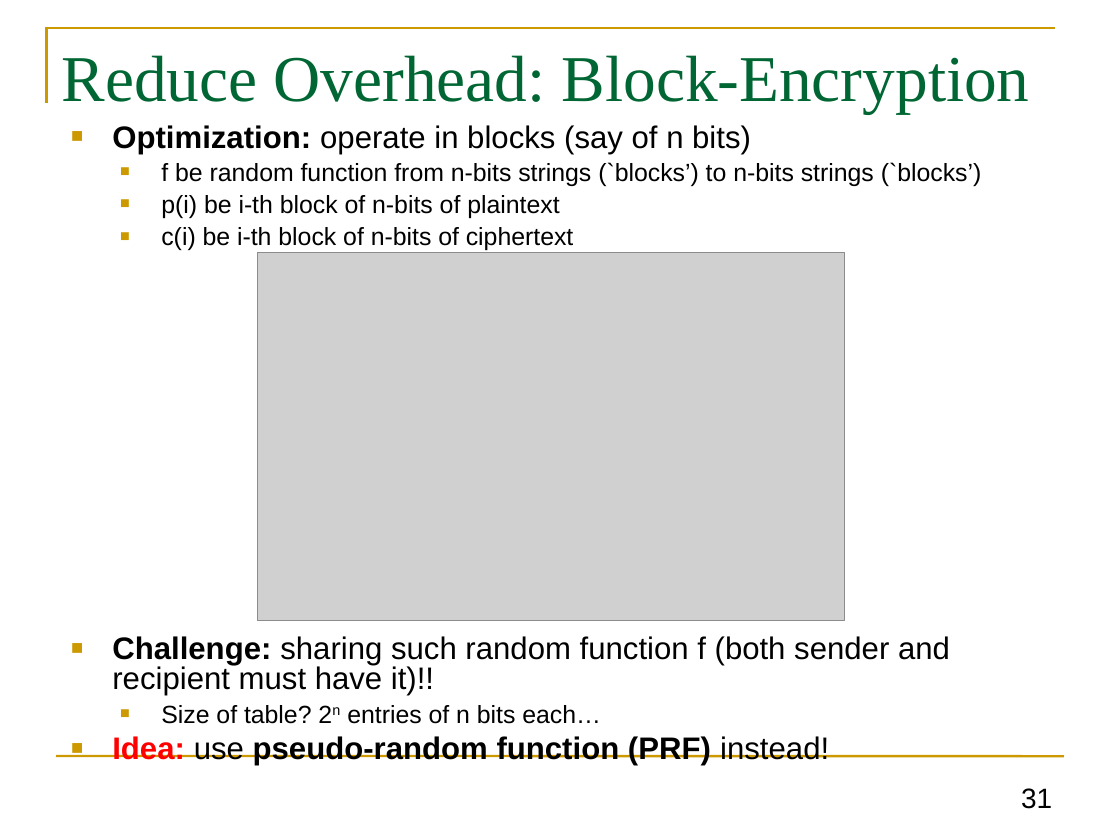
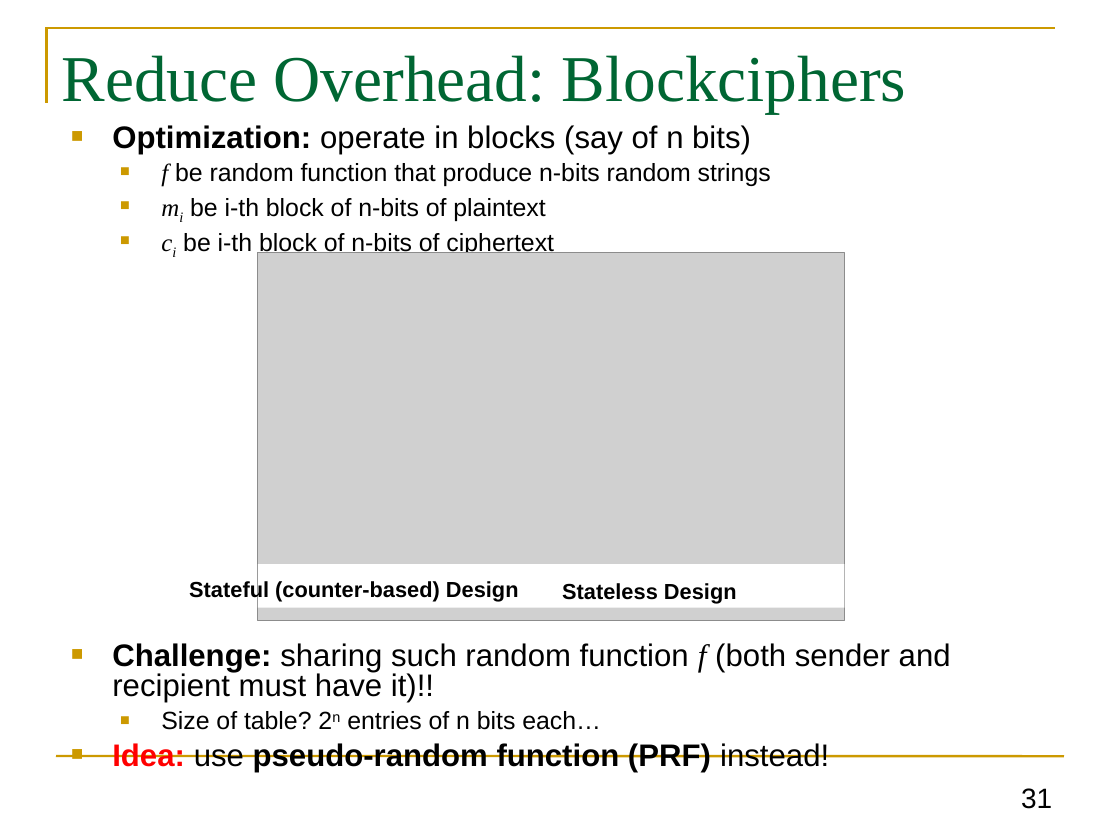
Before and after one commit to GhadaAlmashaqbeh/GhadaAlmashaqbeh.github.io, a slide deck: slide 31 of courses/cse3400-f2026/lecture3.pptx. Drawn at 1120x840 pixels with LibreOffice and Linux fonts; fonts in the diff are those of the drawing; grey boxes stand for pictures. Boxes give left, top, right and bottom in pixels: in the first picture for what was removed or moved away, otherwise in the second. Text is boxed around its words. In the diff, an @@ line names an element or a change of style, - is before the commit and + after.

```diff
--- a/courses/cse3400-f2026/lecture3.pptx
+++ b/courses/cse3400-f2026/lecture3.pptx
@@ title at bbox=[62, 55, 906, 113]: text changed @@
-Reduce Overhead: Block-Encryption
+Reduce Overhead: Blockciphers
@@ text at bbox=[161, 163, 771, 253]: text changed @@
-  ■ f be random function from n-bits strings (`blocks’) to n-bits strings (`blocks’)
-  ■ p(i) be i-th block of n-bits of plaintext
-  ■ c(i) be i-th block of n-bits of ciphertext
+  ■ f be random function that produce n-bits random strings
+  ■ mi be i-th block of n-bits of plaintext
+  ■ ci be i-th block of n-bits of ciphertext
@@ rectangle added at bbox=[258, 564, 844, 608], fill #FFFFFF @@
@@ text added at bbox=[189, 580, 519, 602], 14 pt, text #000000, bold @@
+Stateful (counter-based) Design
@@ text added at bbox=[562, 583, 737, 603], 14 pt, text #000000, bold @@
+Stateless Design
@@ text at bbox=[112, 643, 951, 702]: font Arial to Times New Roman, italic on in "f" @@
```
Also in this commit, not shown: 19 other slides changed, 5 other files.
